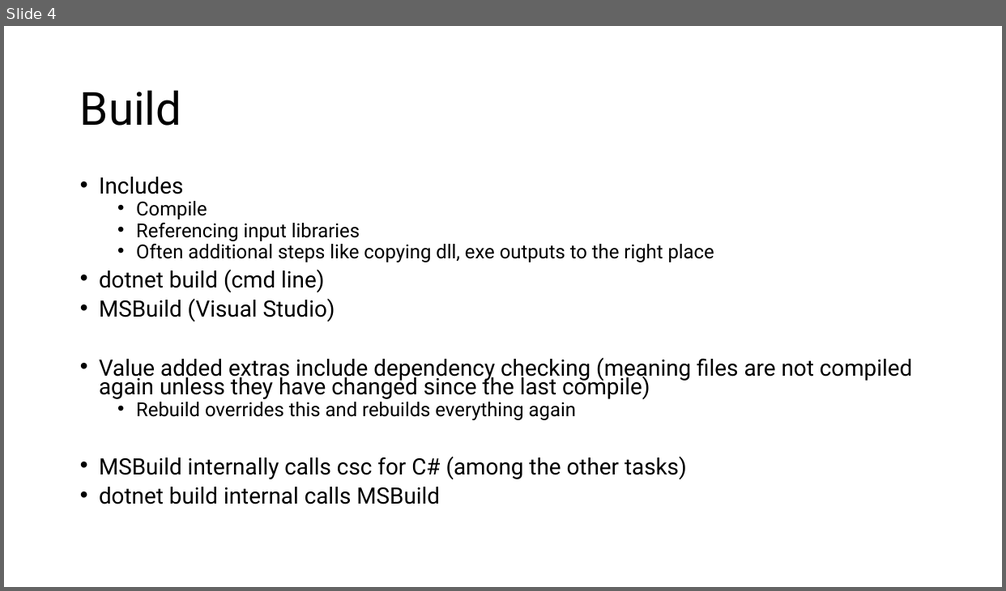
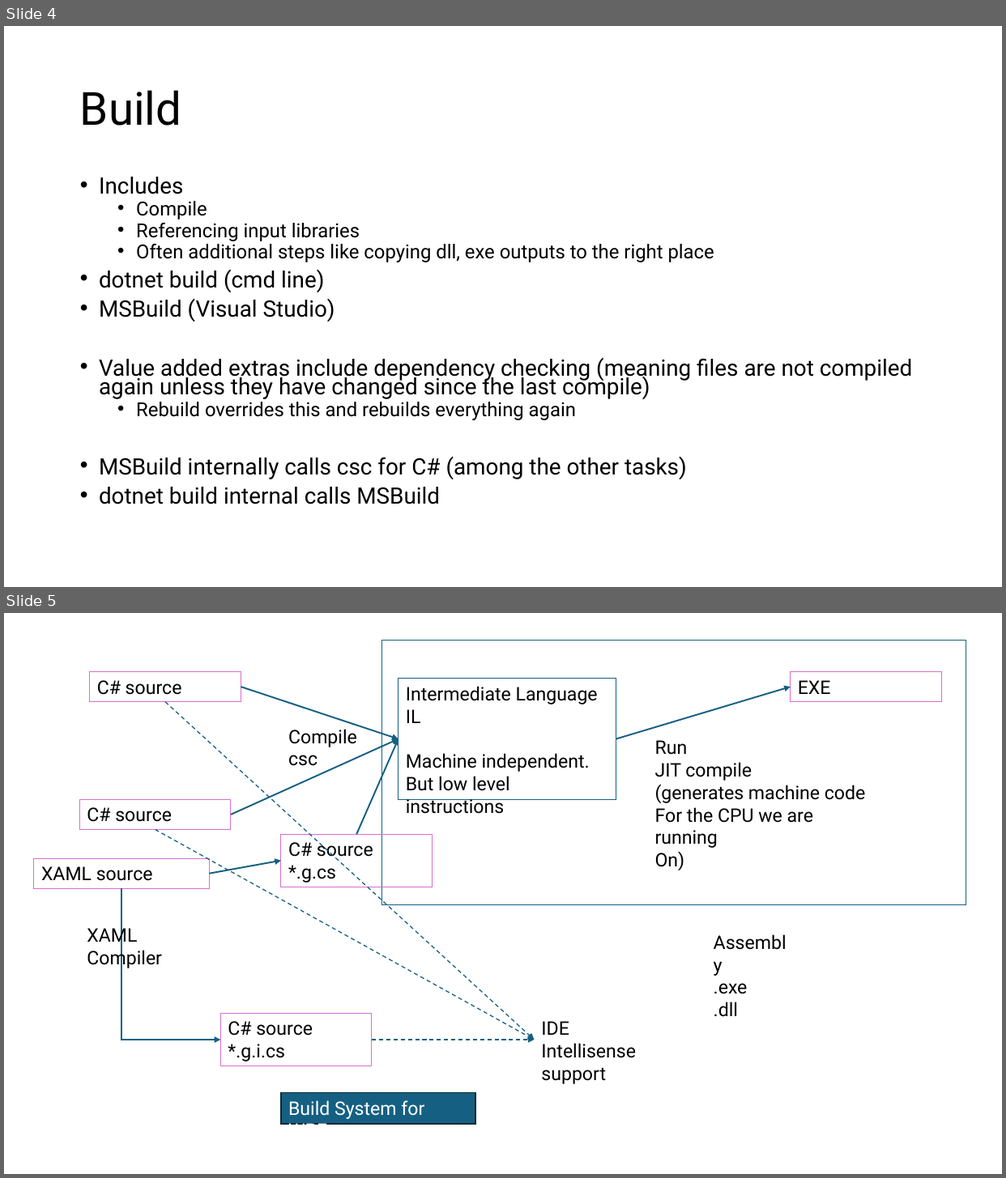
Before and after one commit to wai-t/CSIntro, a slide deck: ClassNotes/build_systems.pptx. Shown one above the other, each under a label of ours: slide 4 before the commit, slides 4 and 5 after it. The pictures are 1006x591 and 1006x1178 pixels, drawn with LibreOffice and Linux fonts; fonts in the diff are those of the drawing. Boxes give left, top, right and bottom in pixels: in the first picture for what was removed or moved away, otherwise in the second. Text is boxed around its words. In the diff, an @@ line names an element or a change of style, - is before the commit and + after.

```diff
--- a/ClassNotes/build_systems.pptx
+++ b/ClassNotes/build_systems.pptx
@@ slide 5 added at [4,613,1002,1174], background #FFFFFF @@
@@ rectangle added at [382,640,966,905], outline #156082 0.75 pt @@
@@ rectangle added at [89,671,241,701], outline #D86ECC 0.75 pt, 18 pt, text #000000 @@
+C# source
@@ rectangle added at [398,679,616,800], outline #156082 0.75 pt, 18 pt, text #000000 @@
+Intermediate Language
+IL
+Machine independent. But low level instructions
@@ rectangle added at [791,671,942,701], outline #D86ECC 0.75 pt, 18 pt, text #000000 @@
+EXE
@@ arrow added from (165, 702) to (534, 1040), #156082 1 pt dashed @@
@@ arrow added from (241, 687) to (398, 739), #156082 1.5 pt @@
@@ arrow added from (616, 739) to (791, 687), #156082 1.5 pt @@
@@ text added at [288,729,357,766], 18 pt, text #000000 @@
+Compile
+csc
@@ arrow added from (231, 815) to (398, 739), #156082 1.5 pt @@
@@ arrow added from (356, 834) to (398, 739), #156082 1.5 pt @@
@@ text added at [655,740,865,848], 18 pt, text #000000 @@
+Run
+JIT compile
+(generates machine code
+For the CPU we are running
+On)
@@ rectangle added at [79,799,231,829], outline #D86ECC 0.75 pt, 18 pt, text #000000 @@
+C# source
@@ arrow added from (155, 830) to (534, 1040), #156082 1 pt dashed @@
@@ rectangle added at [281,834,432,887], outline #D86ECC 0.75 pt, 18 pt, text #000000 @@
+C# source
+*.g.cs
@@ rectangle added at [34,858,209,888], outline #D86ECC 0.75 pt, 18 pt, text #000000 @@
+XAML source
@@ arrow added from (209, 874) to (281, 861), #156082 1.5 pt @@
@@ elbow arrow added from (121, 888) to (220, 1040), #156082 1.5 pt @@
@@ text added at [87,926,162,969], 18 pt, text #000000 @@
+XAML Compiler
@@ text added at [714,983,748,1017], 18 pt, text #000000 @@
+Assembly
+.exe
+.dll
@@ rectangle added at [220,1013,372,1067], outline #D86ECC 0.75 pt, 18 pt, text #000000 @@
+C# source
+*.g.i.cs
@@ text added at [541,1021,636,1084], 18 pt, text #000000 @@
+IDE Intellisense
+support
@@ arrow added from (372, 1040) to (534, 1040), #156082 1 pt dashed @@
@@ rectangle added at [281,1093,475,1123], fill #156082, outline #092A39 1.5 pt, 18 pt, text #FFFFFF @@
+Build System for WPF
```
Also in this commit, not shown: 3 other files.
